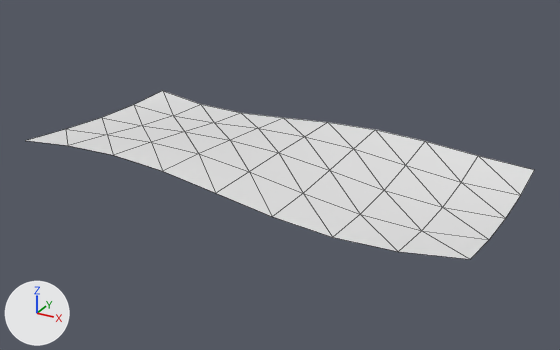
The OBJ model models/areas/flats/sand_0_1.obj: old version first, new version second.
Before and after are seen from a 50 mm camera at (27.82, -57.94, 13.62) aimed at (11.25, -27.81, -1.45). The axes (+X, +Y, +Z) are drawn at lower left. The lights are the same throughout. The picture after the commit comes second. Mesh edges are drawn as thin lines. Where no turn or scale is listed for an object, it has been applied to the vertices. Vertices at exactly the same position are counted once.

The scene before the commit, as lines of its bpy script (objects in view):
```python
me_sand_0_1 = bpy.data.meshes.new('sand_0_1')
me_sand_0_1.from_pydata(...)  # 45 vertices, 64 faces; spans x 0.0..22.0, y -33.0..-22.0, z -1.4..0.3
# before: 15 (0.0, -30.2, -0.3) at pixel (65, 129), 16 (2.8, -30.2, -0.1) at pixel (107, 134), 17 (5.5, -30.2, 0.0) at pixel (151, 142), 18 (8.2, -30.2, -0.1) at pixel (198, 153), 19 (11.0, -30.2, -0.4) at pixel (249, 171)
# before: 20 (0.0, -33.0, 0.0) at pixel (25, 140), 21 (2.8, -33.0, 0.3) at pixel (67, 145), 22 (5.5, -33.0, 0.3) at pixel (113, 155), 23 (8.2, -33.0, 0.1) at pixel (162, 171), 24 (11.0, -33.0, -0.3) at pixel (215, 193)
# before: 37 (13.8, -30.2, -0.9) at pixel (303, 193), 38 (16.5, -30.2, -1.2) at pixel (360, 214), 39 (19.2, -30.2, -1.3) at pixel (421, 230), 41 (13.8, -33.0, -0.8) at pixel (272, 216), 42 (16.5, -33.0, -1.1) at pixel (332, 237)
# before: 43 (19.2, -33.0, -1.0) at pixel (398, 251), 44 (22.0, -33.0, -0.5) at pixel (470, 259)
ob_sand_0_1 = bpy.data.objects.new('sand_0_1', me_sand_0_1)
ob_sand_0_1.location = (0.0, 0.0, 0.0)
```
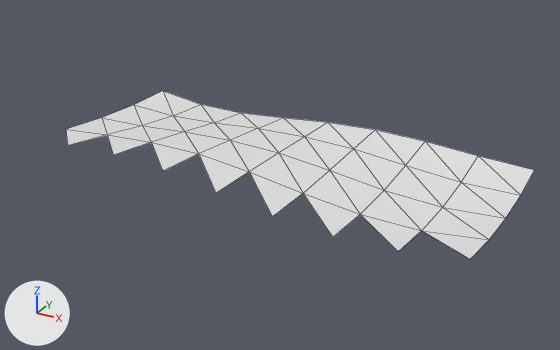
Scene script edits in JSON lines:
```json
{"block": "me_sand_0_1", "where": "# used by ob_sand_0_1; location = (0.0, 0.0, 0.0)"}
{"block": "me_sand_0_1", "where": "# verts and faces of me_sand_0_1; kept vertices keep their numbers, new ones are numbered from 45"}
{"op": "remove", "block": "me_sand_0_1", "code": "me_sand_0_1.from_pydata(...)  # 45 vertices, 64 faces; spans x 0.0..22.0, y -33.0..-22.0, z -1.4..0.3"}
{"op": "add", "block": "me_sand_0_1", "code": "me_sand_0_1.from_pydata(...)  # 44 vertices, 56 faces; spans x 0.0..22.0, y -33.0..-22.0, z -1.4..0.3"}
{"block": "me_sand_0_1", "change": "me_sand_0_1 part 1"}
{"op": "add", "block": "me_sand_0_1", "code": "delete_vertices([20])  # with the faces that use them"}
{"op": "add", "block": "me_sand_0_1", "code": "delete_faces([(16, 21, 22), (17, 22, 23), (18, 23, 24), (19, 24, 41), (37, 41, 42), (38, 42, 43)])"}
{"op": "add", "block": "me_sand_0_1", "code": "delete_faces([(39, 43, 44)])"}
```

Where the change shows, as pixel boxes [x1, y1, x2, y2] in the pictures (560 x 350 px):
```json
{"object": "sand_0_1", "change": "reshaped", "before": [26, 91, 534, 259], "after": [66, 91, 534, 259], "on screen": "8% narrower"}
{"part": 1, "of": "me_sand_0_1", "change": "deleted", "before": [26, 129, 469, 259]}
```
